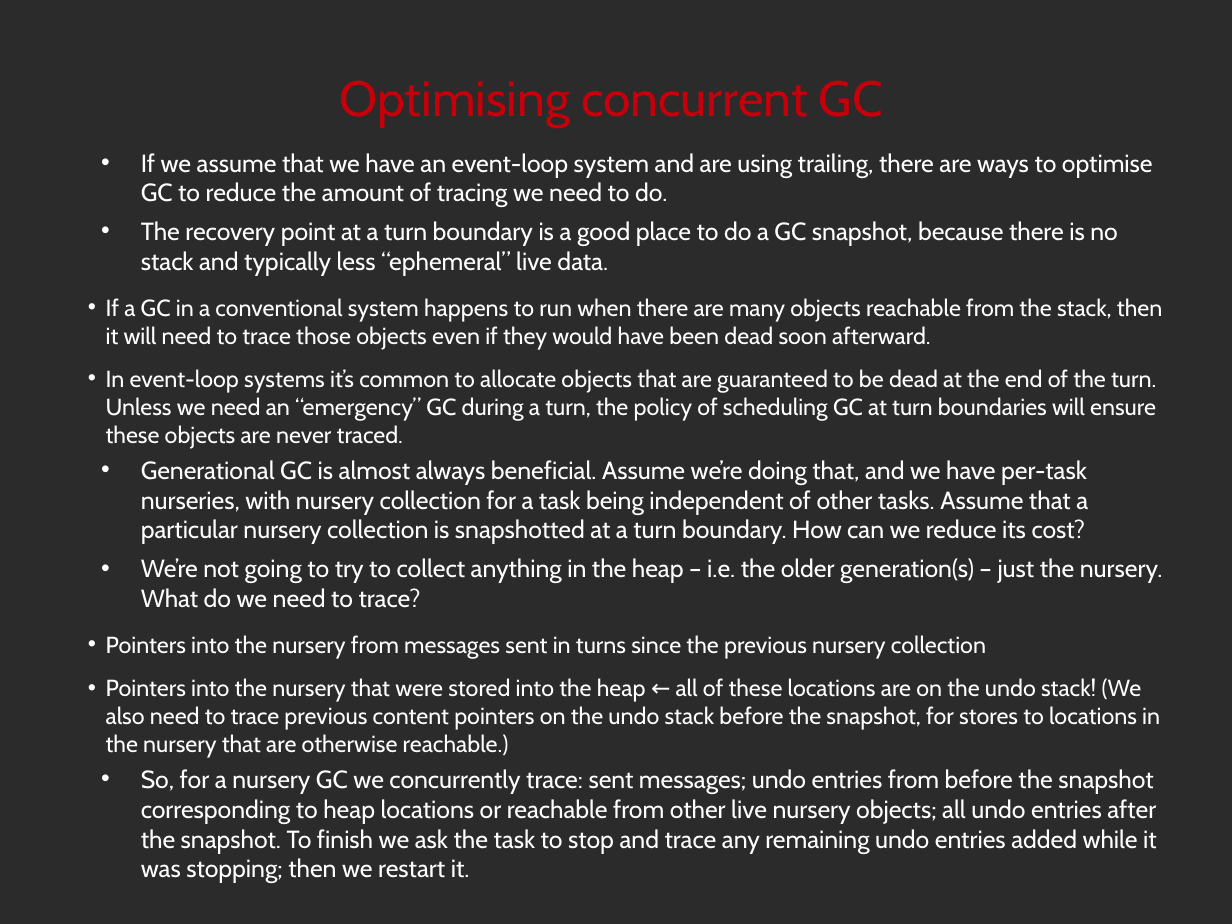
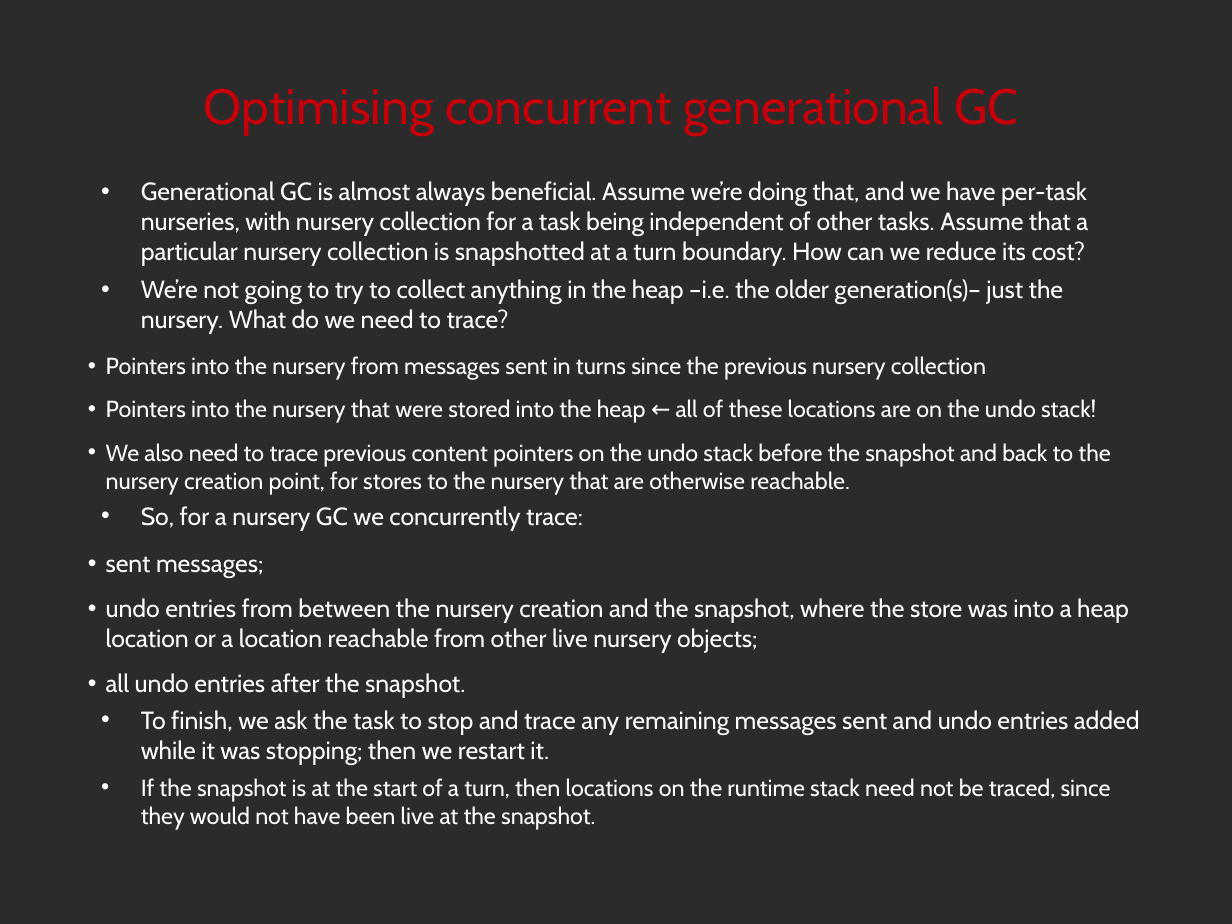
Before and after one commit to noether-lang/noether, a slide deck: slide 28 of doc/presentations/StrangeLoop2014/handling.odp (slide 27 before the commit). Drawn at 1232x924 pixels with LibreOffice and Linux fonts; fonts in the diff are those of the drawing; background and template pictures are left out; a plain dark background stands for a picture behind light text. Boxes give left, top, right and bottom in pixels: in the first picture for what was removed or moved away, otherwise in the second. Text is boxed around its words. In the diff, an @@ line names an element or a change of style, - is before the commit and + after.

Commit message:
Update error handling talk slides (minor corrections, and an important correction to the discussion of concurrent GC optimizations).

```diff
--- a/doc/presentations/StrangeLoop2014/handling.odp
+++ b/doc/presentations/StrangeLoop2014/handling.odp
@@ title at (204, 87, 1019, 134): text changed @@
-Optimising concurrent GC
+Optimising concurrent generational GC
@@ text "Generational GC is almost always ...": place and size @@
-text "Generational GC is almost always ..." at (106, 153, 1162, 853)
+text "Generational GC is almost always ..." at (106, 181, 1140, 830)
@@ text at (106, 153, 1162, 449): paragraphs removed @@
-• If we assume that we have an event-loop system and are using trailing, there are ways to optimise GC to reduce the amount of tracing we need to do.
-• The recovery point at a turn boundary is a good place to do a GC snapshot, because there is no stack and typically less “ephemeral” live data.
-  • If a GC in a conventional system happens to run when there are many objects reachable from the stack, then it will need to trace those objects even if they would have been dead soon afterward.
-  • In event-loop systems it’s common to allocate objects that are guaranteed to be dead at the end of the turn. Unless we need an “emergency” GC during a turn, the policy of scheduling GC at turn boundaries will ensure these objects are never traced.
@@ text at (141, 279, 1063, 334): spaces changed @@
-• We’re not going to try to collect anything in the heap – i.e. the older generation(s) – just the nursery. What do we need to trace?
+• We’re not going to try to collect anything in the heap –i.e. the older generation(s)– just the nursery. What do we need to trace?
@@ text at (106, 399, 1140, 830): text changed; size 16 to 15 pt @@
-  • Pointers into the nursery that were stored into the heap ← all of these locations are on the undo stack! (We also need to trace previous content pointers on the undo stack before the snapshot, for stores to locations in the nursery that are otherwise reachable.)
-• So, for a nursery GC we concurrently trace: sent messages; undo entries from before the snapshot corresponding to heap locations or reachable from other live nursery objects; all undo entries after the snapshot. To finish we ask the task to stop and trace any remaining undo entries added while it was stopping; then we restart it.
+  • Pointers into the nursery that were stored into the heap ← all of these locations are on the undo stack!
+  • We also need to trace previous content pointers on the undo stack before the snapshot and back to the nursery creation point, for stores to the nursery that are otherwise reachable.
+• So, for a nursery GC we concurrently trace:
+  • sent messages;
+  • undo entries from between the nursery creation and the snapshot, where the store was into a heap location or a location reachable from other live nursery objects;
+  • all undo entries after the snapshot.
+• To finish, we ask the task to stop and trace any remaining messages sent and undo entries added while it was stopping; then we restart it.
+• If the snapshot is at the start of a turn, then locations on the runtime stack need not be traced, since they would not have been live at the snapshot.
```
Also in this commit, not shown: 21 other slides changed, 1 slide added, 2 other files.
